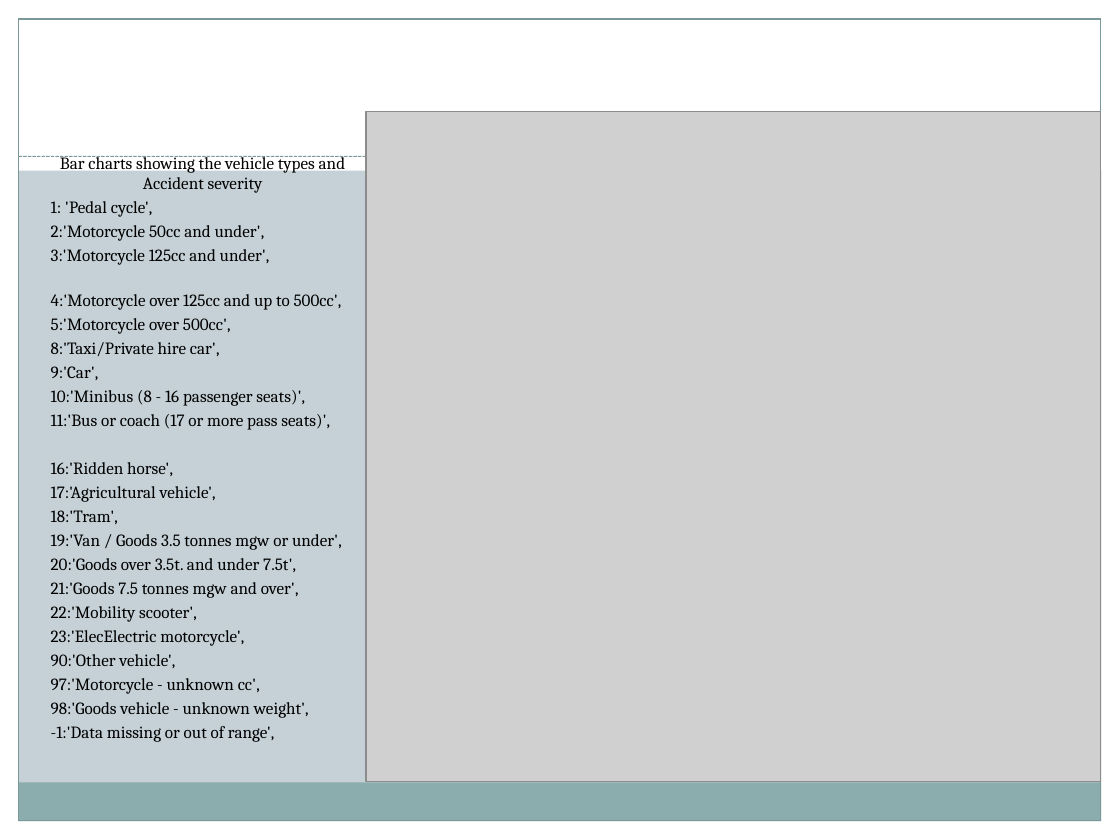
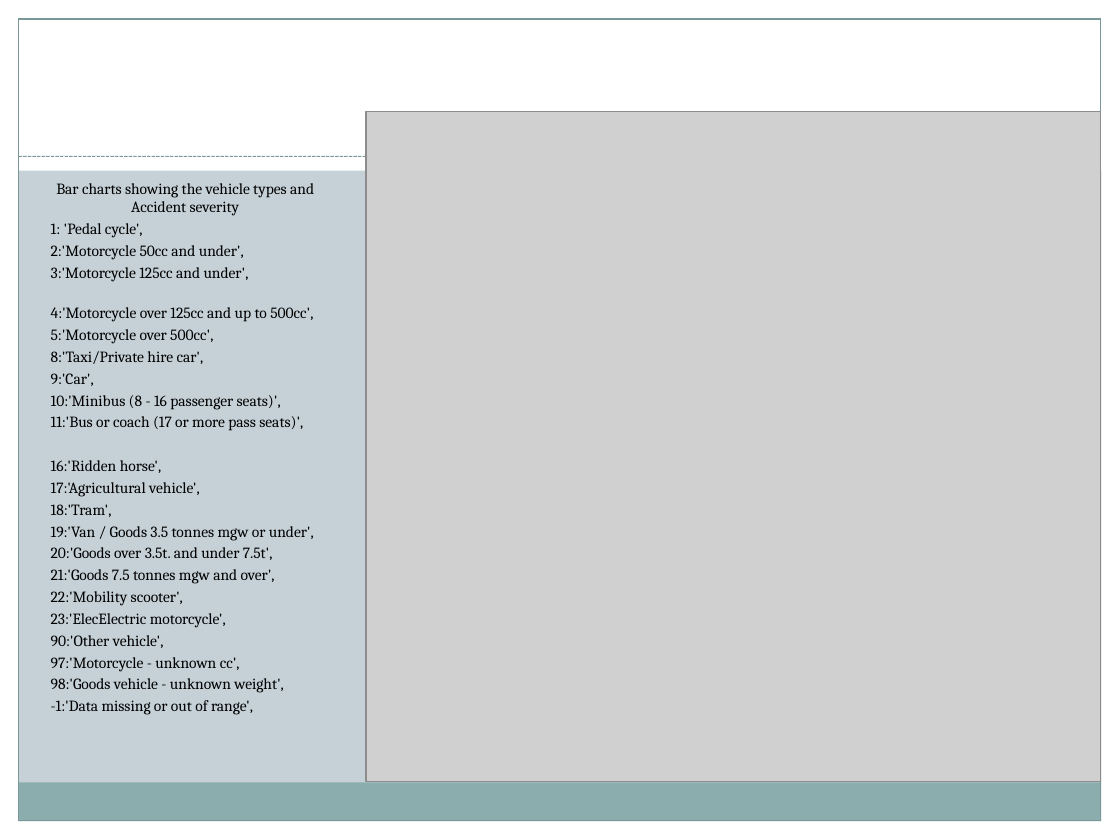
Before and after one commit to HabibR101/Project_1, a slide deck: slide 20 of Car Accidents Data Analysis.pptx. Drawn at 1120x840 pixels with LibreOffice and Linux fonts; fonts in the diff are those of the drawing; grey boxes stand for pictures. Boxes give left, top, right and bottom in pixels: in the first picture for what was removed or moved away, otherwise in the second. Text is boxed around its words. In the diff, an @@ line names an element or a change of style, - is before the commit and + after.

```diff
--- a/Car Accidents Data Analysis.pptx
+++ b/Car Accidents Data Analysis.pptx
@@ text "Bar charts showing the vehicle ...": place and size @@
-text "Bar charts showing the vehicle ..." at <box>51,156,346,742</box>
+text "Bar charts showing the vehicle ..." at <box>51,183,314,689</box>
@@ text "Bar charts showing the vehicle ..." at <box>51,183,314,689</box>: size 11 to 10 pt @@
```
Also in this commit, not shown: 6 other slides changed, 5 slides added.
